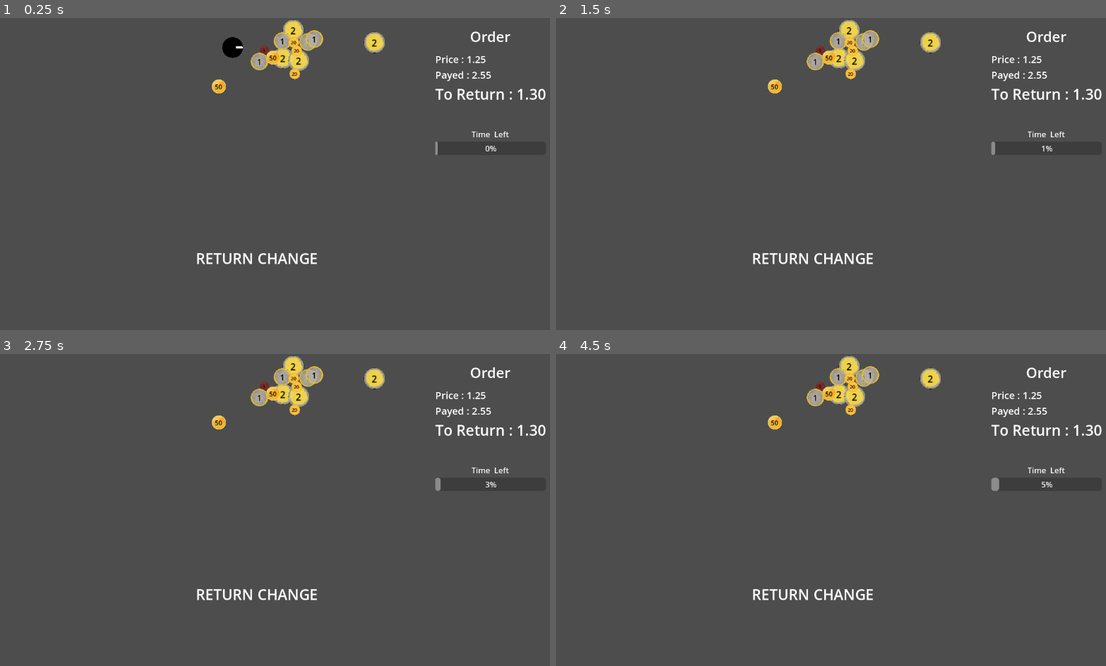
Above: before the commit, frames 1-4 (two rows, left to right).
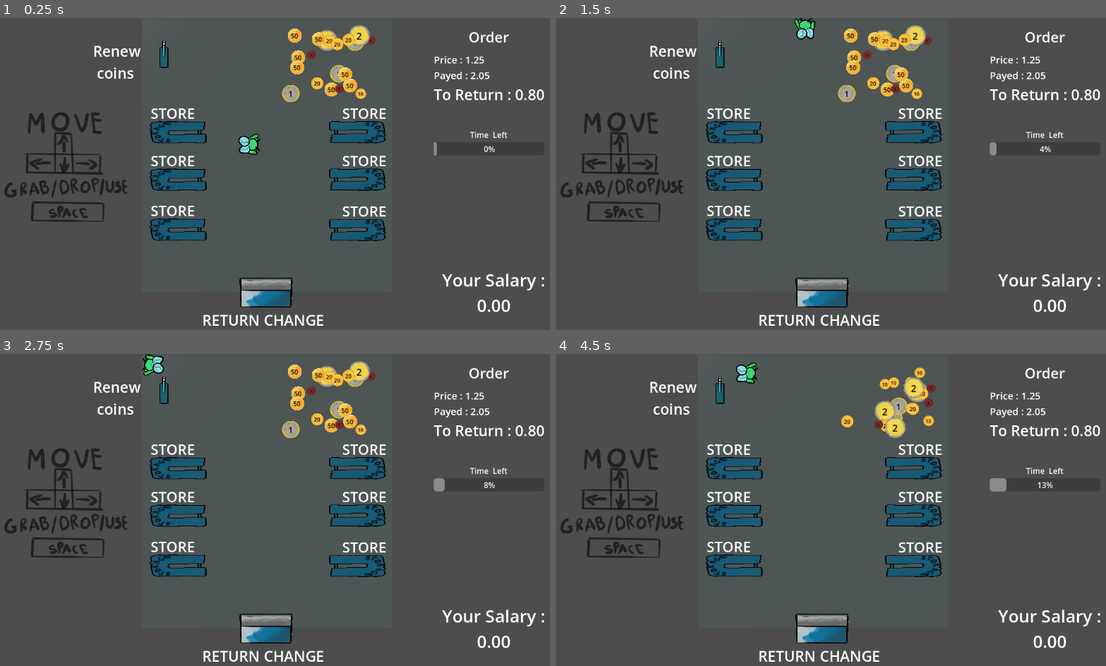
Above: after the commit, the same moments.

Repository: library-rat/LudumJam56
Game: Godot game, scene res://vending_machine.tscn
Same seed, same stepped clock (60 frames per second), same inputs: the game is played once before the commit and once after it.
Inputs:
- Up to frame 1 (0.25 s): no input
- Up to frame 2 (1.5 s): tap Enter (grab) at 0.5, 1.35 s; hold Enter (grab) 0.53-1.28 s; hold Up (up) from 0.53 s (still down)
- Up to frame 3 (2.75 s): tap Space at 2 s; release Up (up) at 2.03 s; hold Left (left) from 2.03 s (still down); hold Enter (grab) from 2.03 s (still down)
- Up to frame 4 (4.5 s): release Enter (grab) at 2.78 s; tap Enter (grab) at 2.85, 3.5, 4.35 s; release Left (left) at 3.53 s; hold Down (down) 3.53-4.28 s; hold Enter (grab) 3.53-4.28 s; tap Space at 4.25 s; hold Right (right) from 4.28 s (still down)

The runs differ from the first frame. In frame 1, 13% of the frame differs, in the area x 0-100%, y 0-99%; in frame 2, 12%; in frame 3, 12%; in frame 4, 13%.

Commit message:
fixing timer

Diff:
--- a/changelings.gd
+++ b/changelings.gd
@@ -4,7 +4,7 @@
 const SPEED = 300.0
 
 @export var free_speed = 400
-@export var loaded_speed = 50
+@export var loaded_speed = 100
 
 var grabbing : StaticBody2D = null;
 var container : StaticBody2D = null;
@@ -38,7 +38,8 @@
 			else :
 				if container and not(container.is_empty()):
 					grabbing = container.unstore(self)
-					$CoinHitBox.set_deferred("disabled", false)
+					if grabbing != null :
+						$CoinHitBox.set_deferred("disabled", false)
 
 func _physics_process(delta : float) -> void:
 	get_input()
--- a/changelings.tscn
+++ b/changelings.tscn
@@ -13,13 +13,16 @@
 size = Vector2(68.5, 42)
 
 [node name="Changelings" type="CharacterBody2D" groups=["Changeling"]]
+position = Vector2(0, 1)
 script = ExtResource("1_mxpwx")
 
 [node name="CollisionShape2D" type="CollisionShape2D" parent="."]
 shape = SubResource("CircleShape2D_xi1x8")
 
 [node name="Sprite2D" type="Sprite2D" parent="."]
-scale = Vector2(0.24, 0.24)
+position = Vector2(-20, -3)
+rotation = 1.5708
+scale = Vector2(0.21, 0.21)
 texture = ExtResource("2_8rvit")
 
 [node name="GrabArea" type="Area2D" parent="."]
--- a/coin.gd
+++ b/coin.gd
@@ -1,6 +1,6 @@
 extends StaticBody2D
 
-var possibleValues : Array = [5, 20, 50, 100, 200]
+var possibleValues : Array = [5,10, 20, 50, 100, 200]
 var textureValues : Array = [preload("res://CoinsPNG/CoinRed.png"),preload("res://CoinsPNG/CoinOrange.png"), preload("res://CoinsPNG/CoinOrangePale.png"),
 preload("res://CoinsPNG/CoinGreyOrange.png"), preload("res://CoinsPNG/Coin2euro.png")]
 
@@ -8,7 +8,7 @@
 # Called when the node enters the scene tree for the first time.
 func _ready() -> void:
 
-	set_value(possibleValues[randi()%5])
+	set_value(possibleValues[randi()%6])
 
 func set_value(value :int):
 	match value :
@@ -17,10 +17,15 @@
 			scale.x = 0.5
 			scale.y = 0.5
 			$Label.text = "5"
-		20 :
+		10 :
 			$Sprite2D.texture = textureValues[1]
 			scale.x = 0.6
 			scale.y = 0.6
+			$Label.text = "10"
+		20 :
+			$Sprite2D.texture = textureValues[1]
+			scale.x = 0.7
+			scale.y = 0.7
 			$Label.text = "20"
 		50 :
 			$Sprite2D.texture = textureValues[2]
--- /dev/null
+++ b/coin_lever.gd
@@ -0,0 +1,34 @@
+extends StaticBody2D
+
+
+signal change_coins
+		#if(body.grabbing):
+			#if is_empty() :
+				#$LabelStore.visible = true
+		#else:
+			#if ! is_empty():
+				#updateGrabLabel()
+				#$LabelGrab.visible = true
+
+		#$LabelStore.visible = false
+		#$LabelGrab.visible = false
+
+func _on_area_2d_body_entered(body: Node2D) -> void:
+	if body.is_in_group("Changeling") :
+		body.container = self
+
+
+func _on_area_2d_body_exited(body: Node2D) -> void:
+		if body.is_in_group("Changeling") :
+			body.container = null
+
+func unstore(node):
+	print("give new coins")
+	emit_signal("change_coins")
+	return null
+
+func store() :
+	pass
+
+func is_empty():
+	return false
--- /dev/null
+++ b/coin_lever.tscn
@@ -0,0 +1,40 @@
+[gd_scene load_steps=5 format=3 uid="uid://bt773gk7lrahv"]
+
+[ext_resource type="Script" path="res://coin_lever.gd" id="1_vqw2t"]
+[ext_resource type="Texture2D" uid="uid://d1cmk4ombmb0f" path="res://lever.png" id="2_jqdo3"]
+
+[sub_resource type="RectangleShape2D" id="RectangleShape2D_wiq86"]
+size = Vector2(17, 40)
+
+[sub_resource type="RectangleShape2D" id="RectangleShape2D_a4go5"]
+size = Vector2(40, 75)
+
+[node name="CoinLever" type="StaticBody2D"]
+script = ExtResource("1_vqw2t")
+
+[node name="CollisionShape2D" type="CollisionShape2D" parent="."]
+position = Vector2(-1.5, 18)
+shape = SubResource("RectangleShape2D_wiq86")
+
+[node name="Area2D" type="Area2D" parent="."]
+
+[node name="CollisionShape2D" type="CollisionShape2D" parent="Area2D"]
+position = Vector2(-1, 17.5)
+shape = SubResource("RectangleShape2D_a4go5")
+
+[node name="Label" type="Label" parent="."]
+offset_left = -147.0
+offset_top = -17.0
+offset_right = -27.0
+offset_bottom = 70.0
+theme_override_font_sizes/font_size = 30
+text = "Renew
+ coins"
+
+[node name="Sprite2D" type="Sprite2D" parent="."]
+position = Vector2(2, 26)
+scale = Vector2(0.183594, 0.183594)
+texture = ExtResource("2_jqdo3")
+
+[connection signal="body_entered" from="Area2D" to="." method="_on_area_2d_body_entered"]
+[connection signal="body_exited" from="Area2D" to="." method="_on_area_2d_body_exited"]
--- /dev/null
+++ b/collision_shape_2d.gd
@@ -0,0 +1,20 @@
+extends CollisionShape2D
+
+
+
+func _on_detect_player_area_body_entered(body: Node2D) -> void:
+	if body.is_in_group("Changeling") :
+		body.container = self
+		#if(body.grabbing):
+			#if is_empty() :
+				#$LabelStore.visible = true
+		#else:
+			#if ! is_empty():
+				#updateGrabLabel()
+				#$LabelGrab.visible = true
+
+func _on_detect_player_area_body_exited(body: Node2D) -> void:
+	if body.is_in_group("Changeling") :
+		body.container = null
+		#$LabelStore.visible = false
+		#$LabelGrab.visible = false
--- a/returner.tscn
+++ b/returner.tscn
@@ -1,25 +1,26 @@
-[gd_scene load_steps=4 format=3 uid="uid://cfpxr3vtv3hgh"]
+[gd_scene load_steps=5 format=3 uid="uid://cfpxr3vtv3hgh"]
 
 [ext_resource type="Script" path="res://returner.gd" id="1_kxxdl"]
+[ext_resource type="Texture2D" uid="uid://dl1sva68t8van" path="res://ContainerPNG/Receiver.png" id="2_opueu"]
 
 [sub_resource type="RectangleShape2D" id="RectangleShape2D_0dut2"]
-size = Vector2(104, 78)
+size = Vector2(104, 50)
 
 [sub_resource type="RectangleShape2D" id="RectangleShape2D_6dwtu"]
-size = Vector2(101, 56)
+size = Vector2(104.5, 56)
 
 [node name="Returner" type="StaticBody2D"]
 script = ExtResource("1_kxxdl")
 
 [node name="CollisionShape2D" type="CollisionShape2D" parent="."]
-position = Vector2(42, 29)
+position = Vector2(42, 43)
 shape = SubResource("RectangleShape2D_0dut2")
 
 [node name="Area2D" type="Area2D" parent="."]
 position = Vector2(44, -31)
 
 [node name="CollisionShape2D" type="CollisionShape2D" parent="Area2D"]
-position = Vector2(-0.5, 18)
+position = Vector2(-0.25, 34)
 shape = SubResource("RectangleShape2D_6dwtu")
 
 [node name="Label" type="Label" parent="."]
@@ -32,5 +33,10 @@
 horizontal_alignment = 1
 vertical_alignment = 1
 
+[node name="Sprite2D" type="Sprite2D" parent="."]
+position = Vector2(46.4, 46.6)
+scale = Vector2(0.248438, 0.178125)
+texture = ExtResource("2_opueu")
+
 [connection signal="body_entered" from="Area2D" to="." method="_on_area_2d_body_entered"]
 [connection signal="body_exited" from="Area2D" to="." method="_on_area_2d_body_exited"]
--- a/stockage_piece.gd
+++ b/stockage_piece.gd
@@ -1,6 +1,14 @@
 extends StaticBody2D
 
 var storage : StaticBody2D
+@onready var Sprite = $Sprite2D
+
+@onready var EmptyTexture = load("res://ContainerPNG/StorageEmpty.png")
+@onready var YellowTexture = load("res://ContainerPNG/Storage1E.png")
+@onready var GreyTexture = load("res://ContainerPNG/Storage2E.png")
+@onready var RedTexture = load("res://ContainerPNG/Storage5ct.png")
+
+
 
 # Called when the node enters the scene tree for the first time.
 func _ready() -> void:
@@ -17,6 +25,7 @@
 	$LabelStore.visible = false
 	updateGrabLabel()
 	$LabelGrab.visible = true
+	update_texture()
 
 
 func unstore(changeling : CharacterBody2D):
@@ -27,24 +36,26 @@
 	storage = null
 	$LabelStore.visible = true
 	$LabelGrab.visible = false
+	update_texture()
 	return coin
 
 func _on_detect_player_area_body_entered(body: Node2D) -> void:
 	if body.is_in_group("Changeling") :
 		body.container = self
-		if(body.grabbing):
-			if is_empty() :
-				$LabelStore.visible = true
-		else:
-			if ! is_empty():
-				updateGrabLabel()
-				$LabelGrab.visible = true
+		#if(body.grabbing):
+			#if is_empty() :
+				#$LabelStore.visible = true
+		#else:
+			#if ! is_empty():
+				#updateGrabLabel()
+				#$LabelGrab.visible = true
 
 func _on_detect_player_area_body_exited(body: Node2D) -> void:
 	if body.is_in_group("Changeling") :
-		body.container = null
-		$LabelStore.visible = false
-		$LabelGrab.visible = false
+		if body.container == self :
+			body.container = null
+		#$LabelStore.visible = false
+		#$LabelGrab.visible = false
 
 func is_empty():
 	return storage==null
@@ -53,3 +64,15 @@
 	if storage :
 		var val = storage.value
 		$LabelGrab.text = "GRAB: %d.%d%d" %[val/100, val %100/10, val%10]
+
+func update_texture():
+	if !storage :
+		Sprite.texture = EmptyTexture
+	else :
+		match storage.value :
+			200 :
+				Sprite.texture= GreyTexture
+			5 :
+				Sprite.texture = RedTexture
+			_ :
+				Sprite.texture = YellowTexture
--- a/stockage_piece.tscn
+++ b/stockage_piece.tscn
@@ -1,44 +1,52 @@
-[gd_scene load_steps=4 format=3 uid="uid://dgqs72386g4cc"]
+[gd_scene load_steps=5 format=3 uid="uid://dgqs72386g4cc"]
 
 [ext_resource type="Script" path="res://stockage_piece.gd" id="1_u5she"]
+[ext_resource type="Texture2D" uid="uid://bcodkjidilkii" path="res://ContainerPNG/StorageEmpty.png" id="2_3wntk"]
 
 [sub_resource type="RectangleShape2D" id="RectangleShape2D_bo6uw"]
-size = Vector2(68, 106)
+size = Vector2(46, 111)
 
 [sub_resource type="RectangleShape2D" id="RectangleShape2D_hv2h6"]
-size = Vector2(67, 158)
+size = Vector2(93, 158)
 
 [node name="Stockage_piece" type="StaticBody2D"]
 position = Vector2(1, 1)
+rotation = 1.5708
 script = ExtResource("1_u5she")
 
 [node name="CollisionShape2D" type="CollisionShape2D" parent="."]
-position = Vector2(24, 43)
+position = Vector2(27, 45.5)
 shape = SubResource("RectangleShape2D_bo6uw")
 
 [node name="DetectPlayerArea" type="Area2D" parent="."]
 
 [node name="CollisionShape2D" type="CollisionShape2D" parent="DetectPlayerArea"]
-position = Vector2(23.5, 69)
+position = Vector2(26.5002, 69)
 shape = SubResource("RectangleShape2D_hv2h6")
 
 [node name="LabelStore" type="Label" parent="."]
-visible = false
-offset_left = -23.0
-offset_top = -54.0
-offset_right = 67.0
-offset_bottom = -14.0
+offset_left = -32.0
+offset_top = 76.0
+offset_right = 58.0
+offset_bottom = 116.0
+rotation = -1.5708
 theme_override_font_sizes/font_size = 29
 text = "STORE"
 
 [node name="LabelGrab" type="Label" parent="."]
 visible = false
-offset_left = -23.0
-offset_top = -54.0
-offset_right = 67.0
-offset_bottom = -14.0
+offset_left = -32.0
+offset_top = 77.0
+offset_right = 58.0
+offset_bottom = 117.0
+rotation = -1.5708
 theme_override_font_sizes/font_size = 29
 text = "GRAB"
 
+[node name="Sprite2D" type="Sprite2D" parent="."]
+position = Vector2(29, 46)
+scale = Vector2(0.118, 0.253)
+texture = ExtResource("2_3wntk")
+
 [connection signal="body_entered" from="DetectPlayerArea" to="." method="_on_detect_player_area_body_entered"]
 [connection signal="body_exited" from="DetectPlayerArea" to="." method="_on_detect_player_area_body_exited"]
--- a/ui.gd
+++ b/ui.gd
@@ -4,9 +4,12 @@
 @onready var ReturnLabel = $"OrderPanel/VBoxContainer/To Return"
 
 @onready var TimeBar = $OrderPanel/VBoxContainer/TimeContainer/ProgressBar
+@onready var ScoreLabel = $Score
+
 var PriceList = [95, 125, 185, 230, 315 ]
-var CoinValues = [200, 100, 50, 20, 5]
+var CoinValues = [200, 100, 50, 5]
 var ToReturn : int
+var score:int : set = set_score
 
 func _ready() -> void:
 	init_order()
@@ -15,10 +18,12 @@
 	updateTimer(delta)
 
 func updateTimer(plusTime: float) -> void:
+	var newval = TimeBar.value + plusTime *3
+	if newval > 100 :
+		score = score - 300
+		newval = 0
+		init_order()
 
-	var newval = TimeBar.value + plusTime *1
-	if newval > 100 :
-		pass
 	TimeBar.value = newval
 
 func checkValue(coinval : int) -> bool :
@@ -26,6 +31,16 @@
 
 func removeValue(coinval : int) -> void :
 	ToReturn -= coinval
+	if ToReturn < 0 :
+		score = score + ToReturn
+		init_order()
+		TimeBar.value = 0
+	else :
+		if ToReturn == 0:
+			score = score + 200
+			init_order()
+			TimeBar.value = 0
+
 	ReturnLabel.text = "To Return : %d.%d%d" %[ToReturn/100, ToReturn %100/10, ToReturn%10]
 
 
@@ -47,6 +62,11 @@
 	if ToReturn == 0 :
 		init_order()
 
-
+func set_score(newval : int):
+	score = newval
+	if score >= 0 :
+		ScoreLabel.text = "Your Salary :\n %d.%d%d" %[score/100, score%100/10, score%10]
+	else :
+		ScoreLabel.text = "Your Salary :\n -%d.%d%d" %[-score/100, -score%100/10, -score%10]
 func _on_returner_returned_coin(retValue: int) -> void:
 	removeValue(retValue)
--- a/ui.tscn
+++ b/ui.tscn
@@ -1,6 +1,7 @@
-[gd_scene load_steps=2 format=3 uid="uid://b0ie7bflnowvq"]
+[gd_scene load_steps=3 format=3 uid="uid://b0ie7bflnowvq"]
 
 [ext_resource type="Script" path="res://ui.gd" id="1_mxjhq"]
+[ext_resource type="Texture2D" uid="uid://doecghlq1avke" path="res://instruction.png" id="2_u7qto"]
 
 [node name="UI" type="Control"]
 layout_mode = 3
@@ -61,3 +62,31 @@
 
 [node name="ProgressBar" type="ProgressBar" parent="OrderPanel/VBoxContainer/TimeContainer"]
 layout_mode = 2
+
+[node name="Score" type="Label" parent="."]
+layout_mode = 1
+anchors_preset = 3
+anchor_left = 1.0
+anchor_top = 1.0
+anchor_right = 1.0
+anchor_bottom = 1.0
+offset_left = -236.0
+offset_top = -140.0
+offset_right = -25.0
+offset_bottom = -39.0
+grow_horizontal = 0
+grow_vertical = 0
+theme_override_font_sizes/font_size = 35
+text = "Your Salary :
+0.00"
+horizontal_alignment = 1
+vertical_alignment = 1
+
+[node name="TextureRect" type="TextureRect" parent="."]
+layout_mode = 0
+offset_left = 20.0
+offset_top = 180.0
+offset_right = 532.0
+offset_bottom = 692.0
+scale = Vector2(0.495, 0.495)
+texture = ExtResource("2_u7qto")
--- /dev/null
+++ b/vending_machine.gd
@@ -0,0 +1,29 @@
+extends Sprite2D
+
+var CoinScene = preload("res://coin.tscn")
+# Called when the node enters the scene tree for the first time.
+func _ready() -> void:
+	coins()
+
+
+# Called every frame. 'delta' is the elapsed time since the previous frame.
+func _process(delta: float) -> void:
+	pass
+
+func coins():
+	for elt in get_tree().get_nodes_in_group("Coin") :
+		elt.queue_free(
+
+		)
+	var spawnposition = $Spawner.position
+	for i in range(20) :
+		var xdiff = randi_range(-50,130)
+		var ydiff = randf_range(-60, 70)
+		var  new = CoinScene.instantiate()
+		add_child(new)
+		new.position.x =spawnposition.x + xdiff
+		new.position.y = spawnposition.y + ydiff
+
+
+func _on_coin_lever_change_coins() -> void:
+	coins()
--- a/vending_machine.tscn
+++ b/vending_machine.tscn
@@ -1,71 +1,142 @@
-[gd_scene load_steps=6 format=3 uid="uid://8ri14e1pcj4p"]
+[gd_scene load_steps=12 format=3 uid="uid://8ri14e1pcj4p"]
 
+[ext_resource type="Script" path="res://vending_machine.gd" id="1_c8asu"]
 [ext_resource type="PackedScene" uid="uid://2juu2pkmlvmy" path="res://changelings.tscn" id="1_nrla2"]
-[ext_resource type="PackedScene" uid="uid://bk6lcsaxw4pt" path="res://coin.tscn" id="2_elqip"]
+[ext_resource type="Texture2D" uid="uid://br2m01v6idcp7" path="res://ground.png" id="2_v15x0"]
 [ext_resource type="PackedScene" uid="uid://dgqs72386g4cc" path="res://stockage_piece.tscn" id="3_yc7bx"]
 [ext_resource type="PackedScene" uid="uid://cfpxr3vtv3hgh" path="res://returner.tscn" id="4_6ik8m"]
+[ext_resource type="PackedScene" uid="uid://bt773gk7lrahv" path="res://coin_lever.tscn" id="5_8jxfe"]
 [ext_resource type="PackedScene" uid="uid://b0ie7bflnowvq" path="res://ui.tscn" id="5_gft32"]
 
+[sub_resource type="SegmentShape2D" id="SegmentShape2D_642ci"]
+a = Vector2(781, 2)
+b = Vector2(-2, 2)
+
+[sub_resource type="SegmentShape2D" id="SegmentShape2D_ek3ct"]
+a = Vector2(153, 4)
+b = Vector2(151, 649)
+
+[sub_resource type="SegmentShape2D" id="SegmentShape2D_q8ofg"]
+a = Vector2(665, 652)
+b = Vector2(663, 3)
+
+[sub_resource type="SegmentShape2D" id="SegmentShape2D_cwiap"]
+a = Vector2(665, 521)
+b = Vector2(154, 518)
+
 [node name="VendingMachine" type="Sprite2D" groups=["VendingMachine"]]
+position = Vector2(148, -2)
+script = ExtResource("1_c8asu")
+
+[node name="TextureRect" type="Sprite2D" parent="."]
+position = Vector2(408, 283)
+scale = Vector2(1, 1.08984)
+texture = ExtResource("2_v15x0")
 
 [node name="Changelings" parent="." instance=ExtResource("1_nrla2")]
-position = Vector2(484, 61)
-
-[node name="Coin" parent="." instance=ExtResource("2_elqip")]
-position = Vector2(588, 82)
-
-[node name="Coin5" parent="." instance=ExtResource("2_elqip")]
-position = Vector2(609, 25)
-
-[node name="Coin6" parent="." instance=ExtResource("2_elqip")]
-position = Vector2(587, 47)
-
-[node name="Coin7" parent="." instance=ExtResource("2_elqip")]
-position = Vector2(620, 87)
-
-[node name="Coin8" parent="." instance=ExtResource("2_elqip")]
-position = Vector2(639, 49)
-
-[node name="Coin9" parent="." instance=ExtResource("2_elqip")]
-position = Vector2(652, 43)
-
-[node name="Coin10" parent="." instance=ExtResource("2_elqip")]
-position = Vector2(610, 50)
-
-[node name="Coin11" parent="." instance=ExtResource("2_elqip")]
-position = Vector2(612, 114)
-
-[node name="Coin12" parent="." instance=ExtResource("2_elqip")]
-position = Vector2(616, 67)
-
-[node name="Coin13" parent="." instance=ExtResource("2_elqip")]
-position = Vector2(457, 140)
-
-[node name="Coin14" parent="." instance=ExtResource("2_elqip")]
-position = Vector2(775, 50)
-
-[node name="Coin3" parent="." instance=ExtResource("2_elqip")]
-position = Vector2(568, 81)
-
-[node name="Coin4" parent="." instance=ExtResource("2_elqip")]
-position = Vector2(550, 66)
-
-[node name="Coin2" parent="." instance=ExtResource("2_elqip")]
-position = Vector2(540, 89)
+position = Vector2(371, 261)
 
 [node name="Stockage_piece" parent="." instance=ExtResource("3_yc7bx")]
-position = Vector2(327, 41)
+position = Vector2(637, 209)
+
+[node name="Stockage_piece2" parent="." instance=ExtResource("3_yc7bx")]
+position = Vector2(637, 306)
+
+[node name="Stockage_piece3" parent="." instance=ExtResource("3_yc7bx")]
+position = Vector2(637, 409)
+
+[node name="Stockage_piece4" parent="." instance=ExtResource("3_yc7bx")]
+position = Vector2(181, 461)
+rotation = -1.5708
+
+[node name="LabelStore" parent="Stockage_piece4" index="2"]
+offset_left = 85.0
+offset_top = -11.17
+offset_right = 175.0
+offset_bottom = 28.83
+rotation = 1.5708
+
+[node name="LabelGrab" parent="Stockage_piece4" index="3"]
+offset_left = 84.0
+offset_top = -10.17
+offset_right = 174.0
+offset_bottom = 29.83
+rotation = 1.5708
+
+[node name="Stockage_piece5" parent="." instance=ExtResource("3_yc7bx")]
+position = Vector2(181, 359)
+rotation = -1.5708
+
+[node name="LabelStore" parent="Stockage_piece5" index="2"]
+offset_left = 85.0
+offset_top = -11.17
+offset_right = 175.0
+offset_bottom = 28.83
+rotation = 1.5708
+
+[node name="LabelGrab" parent="Stockage_piece5" index="3"]
+offset_left = 84.0
+offset_top = -10.17
+offset_right = 174.0
+offset_bottom = 29.83
+rotation = 1.5708
+
+[node name="Stockage_piece6" parent="." instance=ExtResource("3_yc7bx")]
+position = Vector2(181, 262)
+rotation = -1.5708
+
+[node name="LabelStore" parent="Stockage_piece6" index="2"]
+offset_left = 85.0
+offset_top = -11.17
+offset_right = 175.0
+offset_bottom = 28.83
+rotation = 1.5708
+
+[node name="LabelGrab" parent="Stockage_piece6" index="3"]
+offset_left = 84.0
+offset_top = -10.17
+offset_right = 174.0
+offset_bottom = 29.83
+rotation = 1.5708
 
 [node name="Returner" parent="." instance=ExtResource("4_6ik8m")]
-position = Vector2(497, 387)
+position = Vector2(362, 515)
 
 [node name="UI" parent="." instance=ExtResource("5_gft32")]
-anchors_preset = 11
-anchor_left = 1.0
-offset_left = 1151.0
-offset_top = -1.0
-offset_right = 1151.0
-offset_bottom = -1.0
-grow_horizontal = 0
+offset_left = -150.0
+offset_top = 2.0
+offset_right = 1000.0
+offset_bottom = 652.0
+
+[node name="Wall" type="StaticBody2D" parent="."]
+
+[node name="CollisionShape2D" type="CollisionShape2D" parent="Wall"]
+shape = SubResource("SegmentShape2D_642ci")
+
+[node name="Wall2" type="StaticBody2D" parent="."]
+
+[node name="CollisionShape2D" type="CollisionShape2D" parent="Wall2"]
+shape = SubResource("SegmentShape2D_ek3ct")
+
+[node name="Wall3" type="StaticBody2D" parent="."]
+
+[node name="CollisionShape2D" type="CollisionShape2D" parent="Wall3"]
+shape = SubResource("SegmentShape2D_q8ofg")
+
+[node name="Wall4" type="StaticBody2D" parent="."]
+
+[node name="CollisionShape2D" type="CollisionShape2D" parent="Wall4"]
+shape = SubResource("SegmentShape2D_cwiap")
+
+[node name="CoinLever" parent="." instance=ExtResource("5_8jxfe")]
+position = Vector2(199, 65)
+
+[node name="Spawner" type="Node2D" parent="."]
+position = Vector2(500, 90)
 
 [connection signal="returnedCoin" from="Returner" to="UI" method="_on_returner_returned_coin"]
+[connection signal="change_coins" from="CoinLever" to="." method="_on_coin_lever_change_coins"]
+
+[editable path="Stockage_piece4"]
+[editable path="Stockage_piece5"]
+[editable path="Stockage_piece6"]
Binary file changed: Changeling.png
Binary file added: ContainerPNG/Receiver.png
Not shown, added: ContainerPNG/Receiver.png.import
Binary file added: ContainerPNG/Storage1E.png
Not shown, added: ContainerPNG/Storage1E.png.import
Binary file added: ContainerPNG/Storage2E.png
Not shown, added: ContainerPNG/Storage2E.png.import
Binary file added: ContainerPNG/Storage5ct.png
Not shown, added: ContainerPNG/Storage5ct.png.import
Binary file added: ContainerPNG/StorageEmpty.png
Not shown, added: ContainerPNG/StorageEmpty.png.import
Binary file added: ground.png
(and 12 more such lines)
